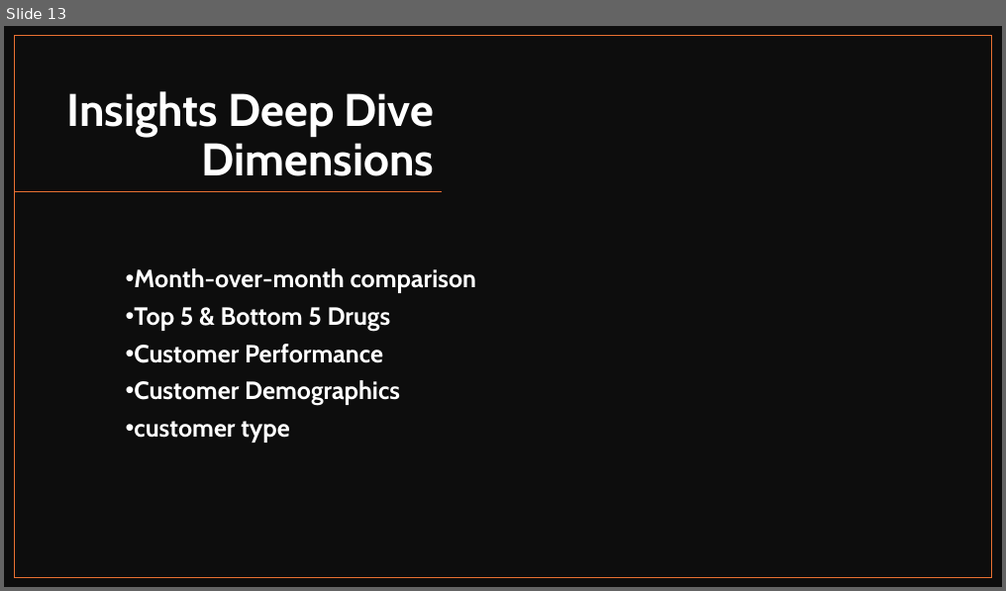
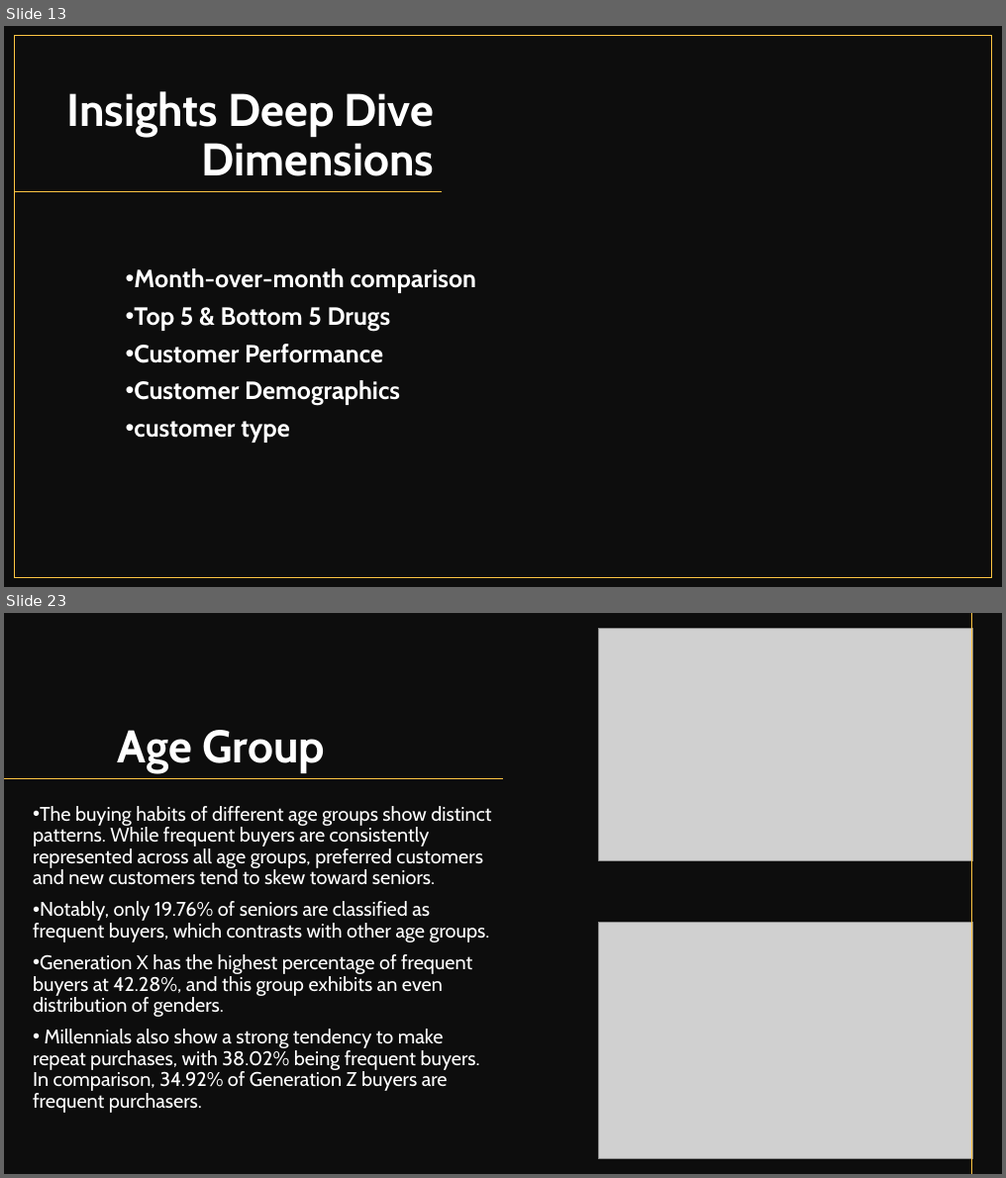
Before and after one commit to cephard/NovaMed-Solutions, a slide deck: NovaMed Solutions Presentation.pptx. Shown one above the other, each under a label of ours: slide 13 before the commit, slides 13 and 23 after it; the slides between them are not shown. The pictures are 1006x591 and 1006x1178 pixels, drawn with LibreOffice and Linux fonts; fonts in the diff are those of the drawing; grey boxes stand for pictures. Boxes give left, top, right and bottom in pixels: in the first picture for what was removed or moved away, otherwise in the second. Text is boxed around its words. In the diff, an @@ line names an element or a change of style, - is before the commit and + after.

```diff
--- a/NovaMed Solutions Presentation.pptx
+++ b/NovaMed Solutions Presentation.pptx
@@ slide 23 added at (4, 613, 1002, 1174), background #FFFFFF @@
@@ rectangle added at (4, 613, 1002, 1174), fill #0D0D0D @@
@@ picture added at (599, 629, 973, 861) @@
@@ line added from (973, 613) to (973, 1174), #FDC543 1 pt @@
@@ title added at (118, 730, 325, 773), 44 pt, text #FFFFFF, bold @@
+Age Group
@@ line added from (503, 779) to (4, 779), #FDC543 1 pt @@
@@ subtitle added at (33, 806, 491, 1113), 19 pt, text #FFFFFF @@
+• The buying habits of different age groups show distinct patterns. While frequent buyers are consistently represented across all age groups, preferred customers and new customers tend to skew toward seniors.
+• Notably, only 19.76% of seniors are classified as frequent buyers, which contrasts with other age groups.
+• Generation X has the highest percentage of frequent buyers at 42.28%, and this group exhibits an even distribution of genders.
+• Millennials also show a strong tendency to make repeat purchases, with 38.02% being frequent buyers. In comparison, 34.92% of Generation Z buyers are frequent purchasers.
@@ picture added at (599, 922, 973, 1158) @@
@@ slide 13 changed as well @@
@@ background #FFFFFF to #FDC543 @@
@@ rectangle at (15, 36, 992, 578): outline #E97132 1 pt to #FDC543 1 pt @@
@@ line (442, 192) - (15, 192): stroke #E97132 1 pt to #FDC543 1 pt @@
```
Also in this commit, not shown: 24 other slides changed, 10 other slides added, 8 slides removed, 3 other files.
